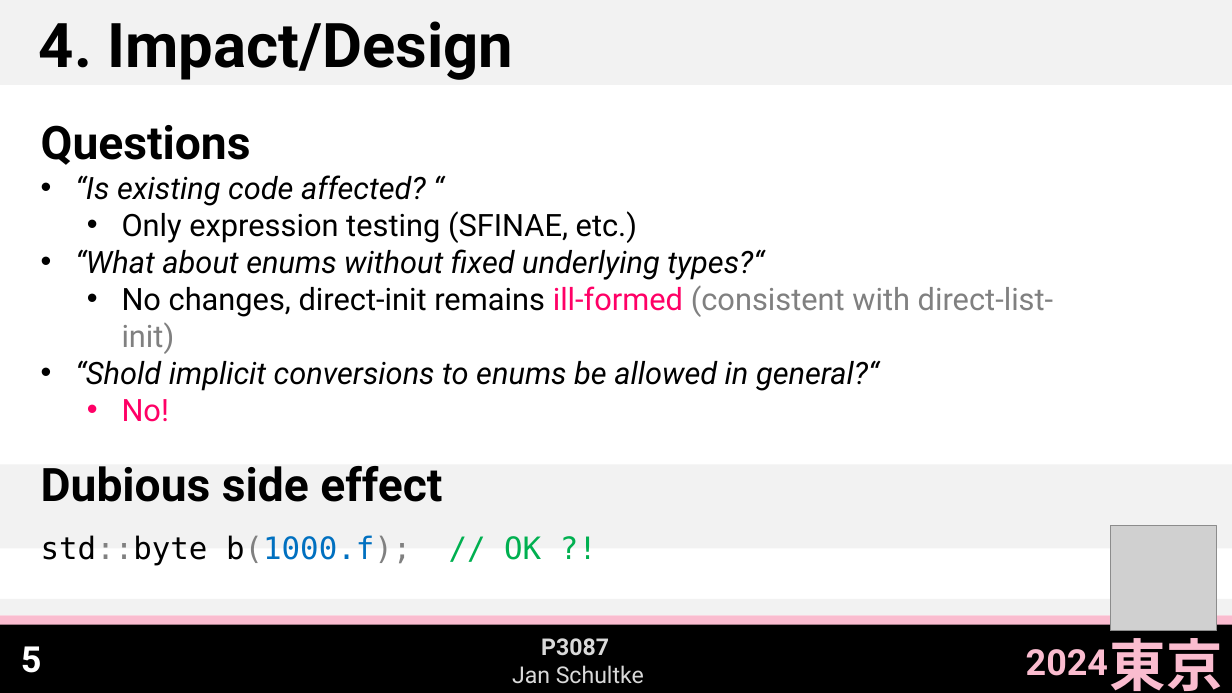
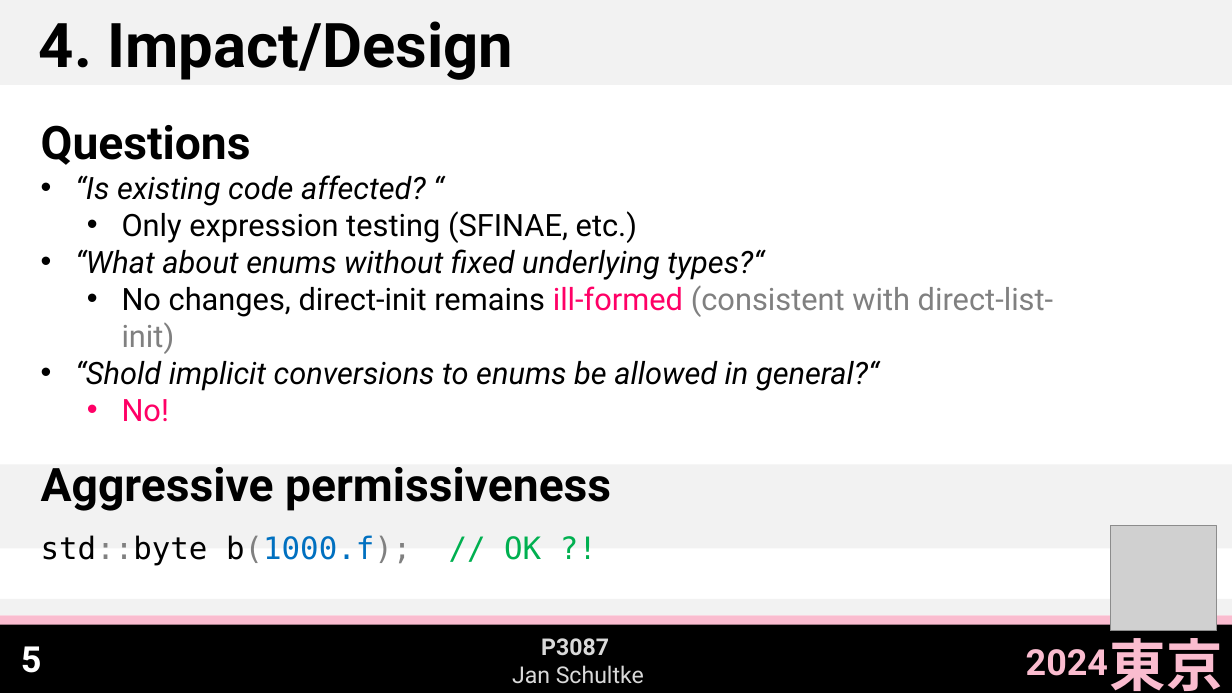
Before and after one commit to Eisenwave/cpp-proposals, a slide deck: slide 6 of slides/p3087-slides.pptx. Drawn at 1232x693 pixels with LibreOffice and Linux fonts; fonts in the diff are those of the drawing; grey boxes stand for pictures. Boxes give left, top, right and bottom in pixels: in the first picture for what was removed or moved away, otherwise in the second. Text is boxed around its words. In the diff, an @@ line names an element or a change of style, - is before the commit and + after.

```diff
--- a/slides/p3087-slides.pptx
+++ b/slides/p3087-slides.pptx
@@ text at bbox=[41, 467, 611, 511]: text changed @@
-Dubious side effect
+Aggressive permissiveness
```
Also in this commit, not shown: 3 other slides changed, 1 slide added, 1 other file.
